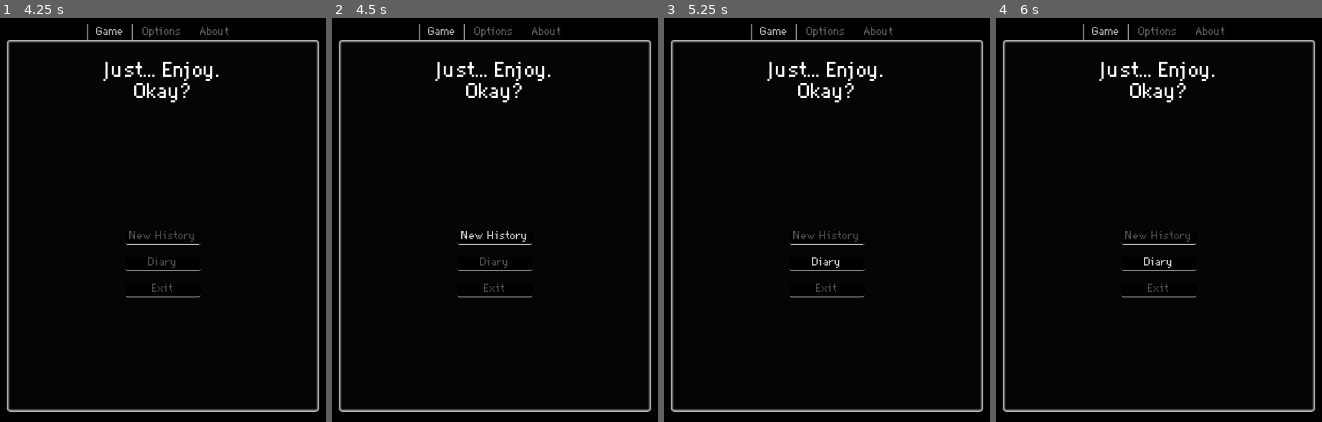
Above: before the commit, frames 1-4 (left to right).
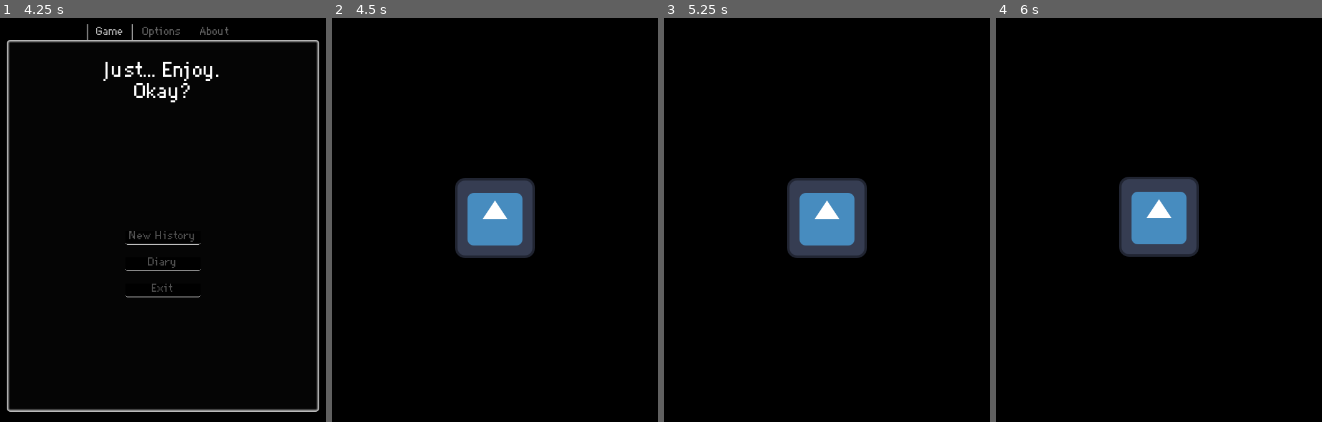
Above: after the commit, the same moments.

Repository: virtualtrisky/Just...-Enjoy
Game: Godot game, scene res://scenes/load_scene.tscn
Two runs of this game, one before a commit and one after it. Both use one fixed random seed, a clock stepped at 60 frames per second and the inputs below. The engine's default icon, where the game draws it, is replaced by a stand-in: a white triangle on a blue panel in a dark square.
Inputs (mouse positions are in pixels of both pictures, inside the frame that each line leads up to):
- Up to frame 1 (4.25 s): tap Enter at 0.5, 2.75 s; hold Right (move_right, bound only after the commit) 0.53-1.25 s; click (163, 215) at 1.27 s; type "Alex" at 1.35 s; tap Space at 2 s; hold Down (move_down, bound only after the commit) 2.03-2.78 s; hold Right (move_right, bound only after the commit) 2.78-3.5 s; click "New History" at 3.5 s
- Up to frame 2 (4.5 s): click "New History" at 4.25 s
- Up to frame 3 (5.25 s): click (827, 264) at 5 s, where only the run before the commit has a clickable "Diary"
- Up to frame 4 (6 s): tap Space at 5.75 s; hold Up (move_up, bound only after the commit) from 5.78 s (still down)

Frame 1 is identical in both runs. In frame 2, 9.3% of the frame differs, in the area x 2-98%, y 1-98%; in frame 3, 9.3%; in frame 4, 9.3%.

Commit message:
nothing important

Diff:
--- /dev/null
+++ b/objects/player.tscn
@@ -0,0 +1,19 @@
+[gd_scene load_steps=4 format=3 uid="uid://jq8av47j3b6o"]
+
+[ext_resource type="Texture2D" uid="uid://bvdgoq6pw5je6" path="res://icon.svg" id="1_eqqp1"]
+[ext_resource type="Script" uid="uid://o2sh14iuvm00" path="res://scripts/player/controller.gd" id="1_ykyjo"]
+
+[sub_resource type="RectangleShape2D" id="RectangleShape2D_eqqp1"]
+size = Vector2(128, 128)
+
+[node name="Player" type="CharacterBody2D"]
+script = ExtResource("1_ykyjo")
+
+[node name="Sprite2D" type="Sprite2D" parent="."]
+texture = ExtResource("1_eqqp1")
+
+[node name="CollisionShape2D" type="CollisionShape2D" parent="."]
+shape = SubResource("RectangleShape2D_eqqp1")
+
+[node name="Camera2D" type="Camera2D" parent="."]
+position_smoothing_enabled = true
--- a/project.godot
+++ b/project.godot
@@ -17,7 +17,7 @@
 config/features=PackedStringArray("4.4", "Mobile")
 boot_splash/bg_color=Color(0, 0, 0, 1)
 boot_splash/show_image=false
-config/icon="res://icon.svg"
+config/icon="uid://doakp2318u0xn"
 
 [autoload]
 
@@ -34,6 +34,29 @@
 
 theme/custom_font="uid://bjmpc147viiya"
 
+[input]
+
+move_left={
+"deadzone": 0.2,
+"events": [Object(InputEventKey,"resource_local_to_scene":false,"resource_name":"","device":-1,"window_id":0,"alt_pressed":false,"shift_pressed":false,"ctrl_pressed":false,"meta_pressed":false,"pressed":false,"keycode":0,"physical_keycode":4194319,"key_label":0,"unicode":0,"location":0,"echo":false,"script":null)
+]
+}
+move_right={
+"deadzone": 0.2,
+"events": [Object(InputEventKey,"resource_local_to_scene":false,"resource_name":"","device":-1,"window_id":0,"alt_pressed":false,"shift_pressed":false,"ctrl_pressed":false,"meta_pressed":false,"pressed":false,"keycode":0,"physical_keycode":4194321,"key_label":0,"unicode":0,"location":0,"echo":false,"script":null)
+]
+}
+move_up={
+"deadzone": 0.2,
+"events": [Object(InputEventKey,"resource_local_to_scene":false,"resource_name":"","device":-1,"window_id":0,"alt_pressed":false,"shift_pressed":false,"ctrl_pressed":false,"meta_pressed":false,"pressed":false,"keycode":0,"physical_keycode":4194320,"key_label":0,"unicode":0,"location":0,"echo":false,"script":null)
+]
+}
+move_down={
+"deadzone": 0.2,
+"events": [Object(InputEventKey,"resource_local_to_scene":false,"resource_name":"","device":-1,"window_id":0,"alt_pressed":false,"shift_pressed":false,"ctrl_pressed":false,"meta_pressed":false,"pressed":false,"keycode":0,"physical_keycode":4194322,"key_label":0,"unicode":0,"location":0,"echo":false,"script":null)
+]
+}
+
 [rendering]
 
 renderer/rendering_method="mobile"
--- /dev/null
+++ b/scenes/world/debug_scene.tscn
@@ -0,0 +1,7 @@
+[gd_scene load_steps=2 format=3 uid="uid://wbi84fu0pmdd"]
+
+[ext_resource type="PackedScene" uid="uid://jq8av47j3b6o" path="res://objects/player.tscn" id="1_0h5k3"]
+
+[node name="DebugScene" type="Node2D"]
+
+[node name="Player" parent="." instance=ExtResource("1_0h5k3")]
--- a/scripts/menu_scene/handle_buttons.gd
+++ b/scripts/menu_scene/handle_buttons.gd
@@ -4,7 +4,7 @@
 
 
 func _on_play_button_pressed() -> void:
-	print("Nothing happens")
+	get_tree().change_scene_to_file("res://scenes/world/debug_scene.tscn")
 
 
 func _on_exit_button_pressed() -> void:
--- /dev/null
+++ b/scripts/player/controller.gd
@@ -0,0 +1,20 @@
+extends CharacterBody2D
+
+const MOVE_SPEED = 1000
+
+func move(delta: float) -> void:
+	var horizontal := Input.get_axis("move_left", "move_right")
+	var vertical   := Input.get_axis("move_up", "move_down")
+	var direction := Vector2(horizontal, vertical)
+
+	if direction != Vector2.ZERO:
+		direction = direction.normalized()
+
+	velocity = direction * MOVE_SPEED * delta
+
+
+
+func _physics_process(delta: float) -> void:
+	move(delta)
+
+	move_and_slide()
Binary file added: black_hole_icon.png
Not shown, added: black_hole_icon.png.import
Not shown, added: scripts/player/controller.gd.uid
